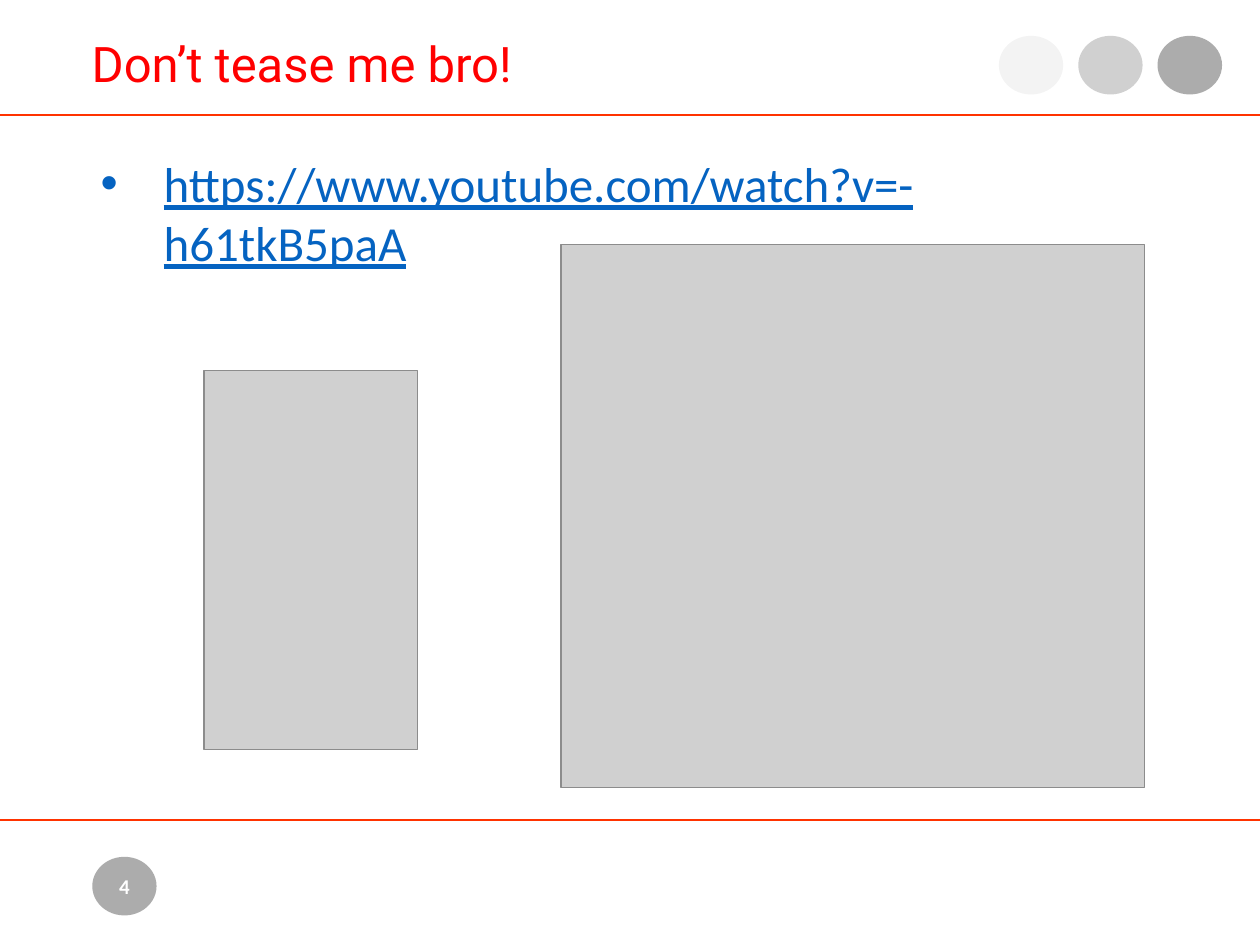
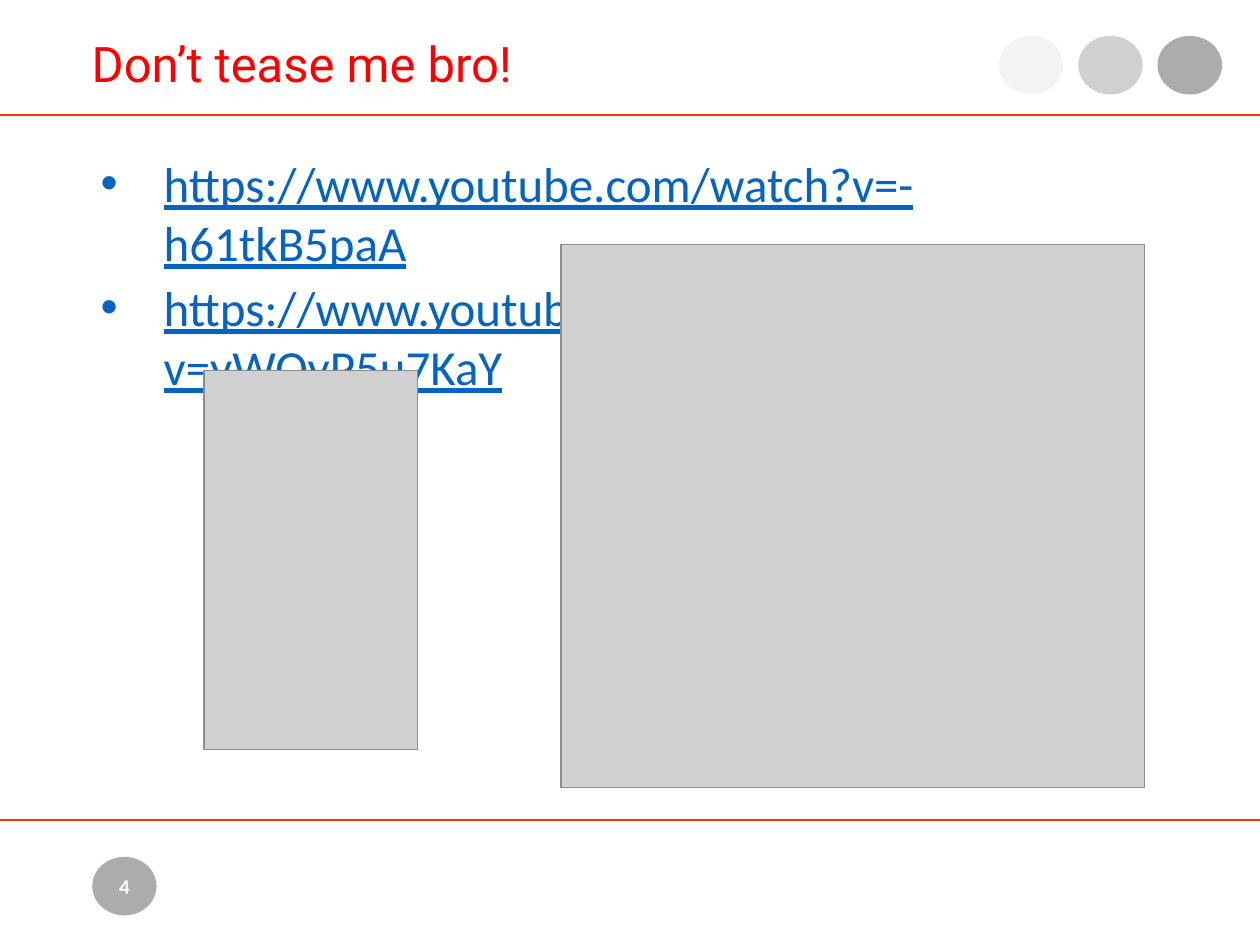
Before and after one commit to nielsmaneschijn/lotlr, a slide deck: slide 4 of doc/IOT for Dummies.pptx. Drawn at 1260x945 pixels with LibreOffice and Linux fonts; fonts in the diff are those of the drawing; grey boxes stand for pictures; background and template pictures are left out. Boxes give left, top, right and bottom in pixels: in the first picture for what was removed or moved away, otherwise in the second. Text is boxed around its words. In the diff, an @@ line names an element or a change of style, - is before the commit and + after.

```diff
--- a/doc/IOT for Dummies.pptx
+++ b/doc/IOT for Dummies.pptx
@@ text at [164, 286, 852, 397]: paragraph added @@
+• https://www.youtube.com/watch?v=yWOyP5u7KaY
```
Also in this commit, not shown: 1 other file.
